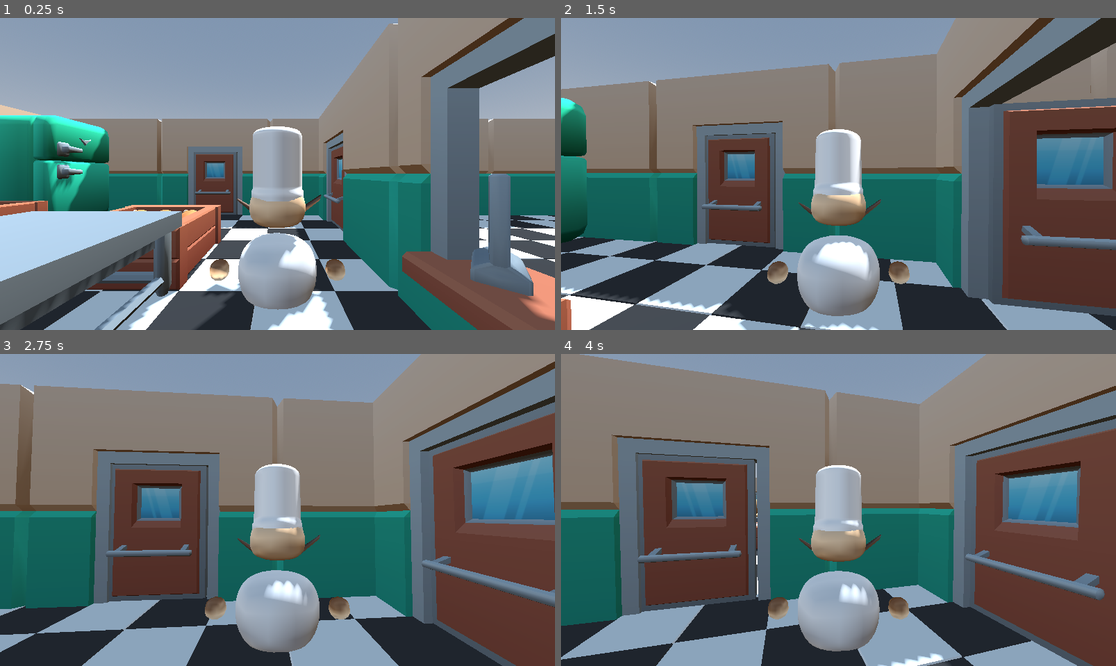
Above: before the commit, frames 1-4 (two rows, left to right).
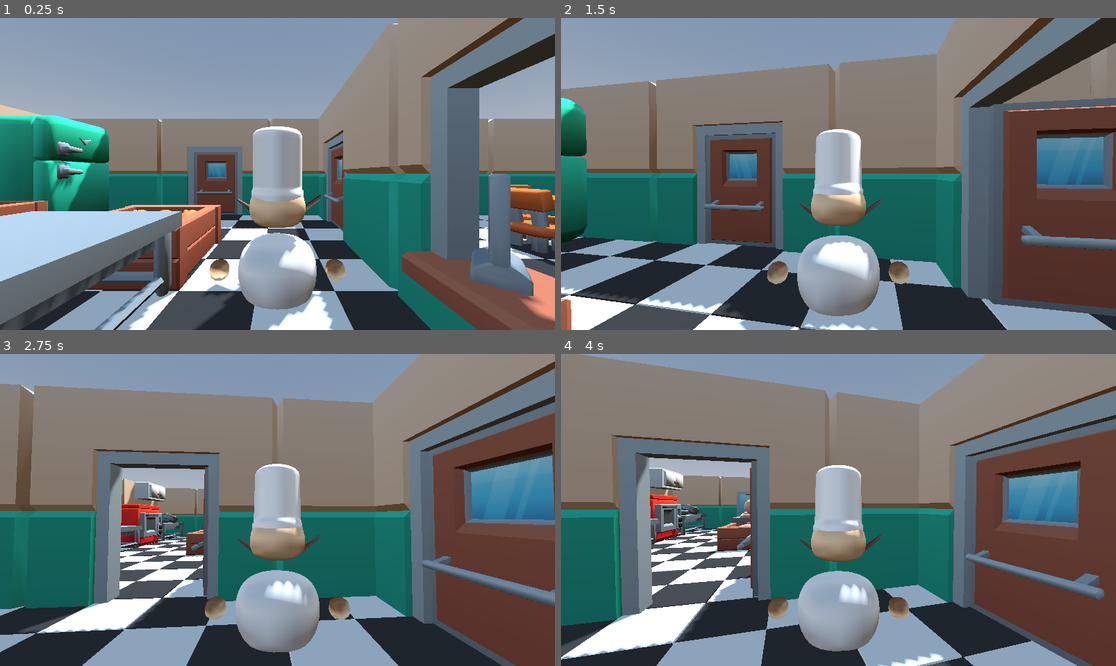
Above: after the commit, the same moments.

Repository: Alexandre74739/Chaos-Kitchen
Game: Godot game, scene res://main.tscn
The game is run twice, just before and just after one commit, with the same random seed, the same clock (stepped at 60 frames per second) and the same inputs.
Inputs (mouse positions are in pixels of both pictures, inside the frame that each line leads up to):
- Up to frame 1 (0.25 s): no input
- Up to frame 2 (1.5 s): move the mouse to (866, 174) at 0.52 s; hold E (interact) 0.53-1.28 s; hold W (move_forward) from 0.53 s (still down); move the mouse to (810, 174) at 1.27 s; tap E (interact) at 1.35 s
- Up to frame 3 (2.75 s): keep holding W (move_forward); move the mouse to (288, 503) at 2.02 s; hold E (interact) from 2.03 s (still down)
- Up to frame 4 (4 s): keep holding W (move_forward); move the mouse to (832, 516) at 2.77 s; release E (interact) at 2.78 s; tap E (interact) at 2.85 s; move the mouse to (877, 513) at 3.52 s; hold E (interact) from 3.53 s (still down)

The runs differ from the first frame. In frame 1, 1.8% of the frame differs, in the area x 35-100%, y 42-80%; in frame 2, 0.5%; in frame 3, 8.6%; in frame 4, 12%, in the area x 0-36%, y 32-98%.

Commit message:
correction tables

Diff:
--- a/decor/ERGHNHBVCDSFGHN.tscn
+++ /dev/null
@@ -1,3 +0,0 @@
-[gd_scene format=3 uid="uid://3816d2xftdb3"]
-
-[node name="Erghnhbvcdsfghn" type="Node3D" unique_id=1035390022]
--- a/decor/Table&Chaises.tscn
+++ b/decor/Table&Chaises.tscn
@@ -3,7 +3,7 @@
 [ext_resource type="PackedScene" uid="uid://c8j1uekqvx21u" path="res://decor/chaise.tscn" id="1_rugdw"]
 [ext_resource type="PackedScene" uid="uid://8c1ddv2bwl44" path="res://decor/table.tscn" id="2_t602x"]
 
-[node name="Table&chaises" type="Node3D" unique_id=1273792177]
+[node name="Table&chaises" type="StaticBody3D" unique_id=359976679]
 
 [node name="chaise" parent="." unique_id=1005074377 instance=ExtResource("1_rugdw")]
 transform = Transform3D(-4.371139e-08, 0, 1, 0, 1, 0, -1, 0, -4.371139e-08, -1, 0, 0)
--- a/decor/chaise.tscn
+++ b/decor/chaise.tscn
@@ -5,7 +5,7 @@
 [sub_resource type="BoxShape3D" id="BoxShape3D_f50q2"]
 size = Vector3(0.7166748, 1.2088013, 0.93237305)
 
-[node name="chaise" type="Node3D" unique_id=1005074377]
+[node name="chaise" type="StaticBody3D" unique_id=498359321]
 
 [node name="chair_A" parent="." unique_id=256819548 instance=ExtResource("1_h5xcb")]
 
--- a/decor/murs.tscn
+++ b/decor/murs.tscn
@@ -60,6 +60,9 @@
 transform = Transform3D(24, 0, 0, 0, 6, 0, 0, 0, 1, -4.700592, 2, -6)
 shape = SubResource("BoxShape3D_s1mf1")
 
+[node name="porte" parent="nord" unique_id=510018054 instance=ExtResource("5_s1mf1")]
+transform = Transform3D(-1, 0, -8.742278e-08, 0, 1, 0, 8.742278e-08, 0, -1, -0.2, 0.505, -6)
+
 [node name="salleViande" type="StaticBody3D" parent="nord" unique_id=764172365]
 
 [node name="nord_0" parent="nord/salleViande" unique_id=173994903 instance=ExtResource("2_ict1s")]
@@ -107,15 +110,12 @@
 transform = Transform3D(-4.371139e-08, 0, 1, 0, 1, 0, -1, 0, -4.371139e-08, -2.0029612, 2.026, -18.007507)
 shape = SubResource("BoxShape3D_rt3e6")
 
-[node name="porte" parent="nord" unique_id=510018054 instance=ExtResource("5_s1mf1")]
-transform = Transform3D(-1, 0, -8.742278e-08, 0, 1, 0, 8.742278e-08, 0, -1, -0.251, 0.505, -6)
-
 [node name="ouest" type="StaticBody3D" parent="." unique_id=1997866161]
 
 [node name="ouest_0" parent="ouest" unique_id=784763451 instance=ExtResource("2_ict1s")]
 transform = Transform3D(-4.371139e-08, 0, 1, 0, 1, 0, -1, 0, -4.371139e-08, 17, 0, -4)
 
-[node name="ouest_1" parent="ouest" unique_id=630347161 instance=ExtResource("2_ict1s")]
+[node name="ouest_1" parent="ouest" unique_id=143714497 instance=ExtResource("2_s1mf1")]
 transform = Transform3D(-4.371139e-08, 0, 1, 0, 1, 0, -1, 0, -4.371139e-08, 17, 0, 0)
 
 [node name="ouest_2" parent="ouest" unique_id=1789749814 instance=ExtResource("2_ict1s")]
--- a/decor/table.tscn
+++ b/decor/table.tscn
@@ -1,14 +1,18 @@
 [gd_scene format=3 uid="uid://8c1ddv2bwl44"]
 
 [ext_resource type="PackedScene" uid="uid://c47u8fopi3w60" path="res://assets/table_round_A_small.fbx" id="1_vhue7"]
+[ext_resource type="PackedScene" uid="uid://cy0fg1wlc5nfm" path="res://assets/menu.fbx" id="2_u48hs"]
 
 [sub_resource type="SphereShape3D" id="SphereShape3D_u48hs"]
 radius = 0.7895141
 
-[node name="table" type="Node3D" unique_id=1145870556]
+[node name="table" type="StaticBody3D" unique_id=61662358]
 
 [node name="table_round_A_small" parent="." unique_id=1645258592 instance=ExtResource("1_vhue7")]
 
 [node name="CollisionShape3D" type="CollisionShape3D" parent="." unique_id=851016657]
 transform = Transform3D(1, 0, 0, 0, 1, 0, 0, 0, 1, 0, 0.91053104, 0)
 shape = SubResource("SphereShape3D_u48hs")
+
+[node name="menu" parent="." unique_id=22047153 instance=ExtResource("2_u48hs")]
+transform = Transform3D(0.6232383, 0, 0.41722172, 0, 0.75, 0, -0.41722172, 0, 0.6232383, -0.022460386, 1, -0.018113062)
--- a/main.tscn
+++ b/main.tscn
@@ -46,40 +46,44 @@
 [node name="Murs" parent="." unique_id=2103636407 instance=ExtResource("4_1bvp3")]
 transform = Transform3D(1, 0, 0, 0, 1, 0, 0, 0, 1, 6, 0, -5)
 
-[node name="bacLaitue" parent="." unique_id=1035568873 instance=ExtResource("5_7mycd")]
-transform = Transform3D(-4.371139e-08, 0, 1, 0, 1, 0, -1, 0, -4.371139e-08, 7.75, 0.5, -0.259)
-
-[node name="bacTomate" parent="." unique_id=280501234 instance=ExtResource("6_272bh")]
-transform = Transform3D(1, 0, 0, 0, 1, 0, 0, 0, 1, 0.25, 0.5, -7.75)
-
-[node name="bacPain" parent="." unique_id=557251959 instance=ExtResource("7_5vw27")]
-transform = Transform3D(1, 0, 0, 0, 1, 0, 0, 0, 1, 5, 0.5, -7)
-
-[node name="BacCheese" parent="." unique_id=571082802 instance=ExtResource("8_kek77")]
-transform = Transform3D(-4.371139e-08, 0, 1, 0, 1, 0, -1, 0, -4.371139e-08, 0.25, 0.5, -9.75)
-
 [node name="cuisineDecoAngle" parent="." unique_id=1994030515 instance=ExtResource("9_kek77")]
 
 [node name="plan_travail" parent="." unique_id=531940475 instance=ExtResource("10_4c57u")]
 transform = Transform3D(1, 0, 0, 0, 1, 0, 0, 0, 1, 4.306734, 0.5, -5.0000167)
 
-[node name="bacViande" parent="." unique_id=1553032363 instance=ExtResource("11_ycdy4")]
+[node name="salleViande" parent="." unique_id=627116437 instance=ExtResource("12_dg77c")]
+
+[node name="SalleRestaurant" type="Node3D" parent="." unique_id=1403850839]
+
+[node name="Table&chaises" parent="SalleRestaurant" unique_id=1273792177 instance=ExtResource("13_ycdy4")]
+transform = Transform3D(1, 0, 0, 0, 1, 0, 0, 0, 1, 20.5, 0.5, -1.5)
+
+[node name="Table&chaises2" parent="SalleRestaurant" unique_id=1766569135 instance=ExtResource("13_ycdy4")]
+transform = Transform3D(-1, 0, -8.742278e-08, 0, 1, 0, 8.742278e-08, 0, -1, 13, 0.5, -1.5)
+
+[node name="Table&chaises3" parent="SalleRestaurant" unique_id=239037044 instance=ExtResource("13_ycdy4")]
+transform = Transform3D(-4.371139e-08, 0, 1, 0, 1, 0, -1, 0, -4.371139e-08, 20.5, 0.5, -8.5)
+
+[node name="Table&chaises4" parent="SalleRestaurant" unique_id=198724163 instance=ExtResource("13_ycdy4")]
+transform = Transform3D(-4.371139e-08, 0, 1, 0, 1, 0, -1, 0, -4.371139e-08, 17, 0.5, -4)
+
+[node name="Table&chaises5" parent="SalleRestaurant" unique_id=359976679 instance=ExtResource("13_ycdy4")]
+transform = Transform3D(1, 0, 0, 0, 1, 0, 0, 0, 1, 13.5, 0.5, -7.5)
+
+[node name="Bacs" type="Node3D" parent="." unique_id=849930343]
+
+[node name="bacViande" parent="Bacs" unique_id=1553032363 instance=ExtResource("11_ycdy4")]
 transform = Transform3D(1, 0, 0, 0, 1, 0, 0, 0, 1, 5, 0.5, -16)
 nom_ingredient = "viande"
 
-[node name="salleViande" parent="." unique_id=627116437 instance=ExtResource("12_dg77c")]
+[node name="bacLaitue" parent="Bacs" unique_id=1035568873 instance=ExtResource("5_7mycd")]
+transform = Transform3D(-4.371139e-08, 0, 1, 0, 1, 0, -1, 0, -4.371139e-08, 7.75, 0.5, -0.259)
 
-[node name="Tables" type="Node3D" parent="." unique_id=99112057]
-transform = Transform3D(1, 0, 0, 0, 1, 0, 0, 0, 1, 15.999524, 0.5000001, -5.1144066)
+[node name="bacTomate" parent="Bacs" unique_id=280501234 instance=ExtResource("6_272bh")]
+transform = Transform3D(1, 0, 0, 0, 1, 0, 0, 0, 1, 0.25, 0.5, -7.75)
 
-[node name="Table&chaises" parent="." unique_id=1273792177 instance=ExtResource("13_ycdy4")]
-transform = Transform3D(1, 0, 0, 0, 1, 0, 0, 0, 1, 21, 0.5, -1)
+[node name="bacPain" parent="Bacs" unique_id=557251959 instance=ExtResource("7_5vw27")]
+transform = Transform3D(1, 0, 0, 0, 1, 0, 0, 0, 1, 5, 0.5, -7)
 
-[node name="Table&chaises2" parent="." unique_id=1766569135 instance=ExtResource("13_ycdy4")]
-transform = Transform3D(1, 0, 0, 0, 1, 0, 0, 0, 1, 13, 0.5, -1)
-
-[node name="Table&chaises3" parent="." unique_id=239037044 instance=ExtResource("13_ycdy4")]
-transform = Transform3D(1, 0, 0, 0, 1, 0, 0, 0, 1, 21, 0.5, -9)
-
-[node name="Table&chaises4" parent="." unique_id=198724163 instance=ExtResource("13_ycdy4")]
-transform = Transform3D(1, 0, 0, 0, 1, 0, 0, 0, 1, 17, 0.5, -5)
+[node name="BacCheese" parent="Bacs" unique_id=571082802 instance=ExtResource("8_kek77")]
+transform = Transform3D(-4.371139e-08, 0, 1, 0, 1, 0, -1, 0, -4.371139e-08, 0.25, 0.5, -9.75)
